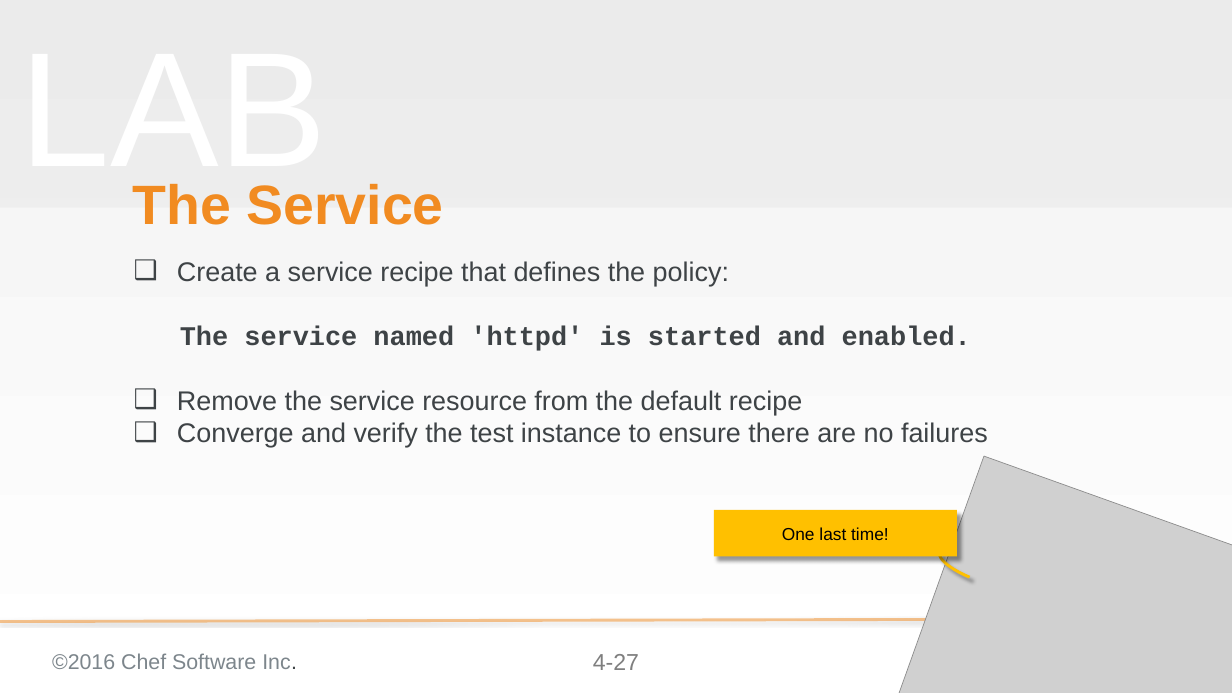
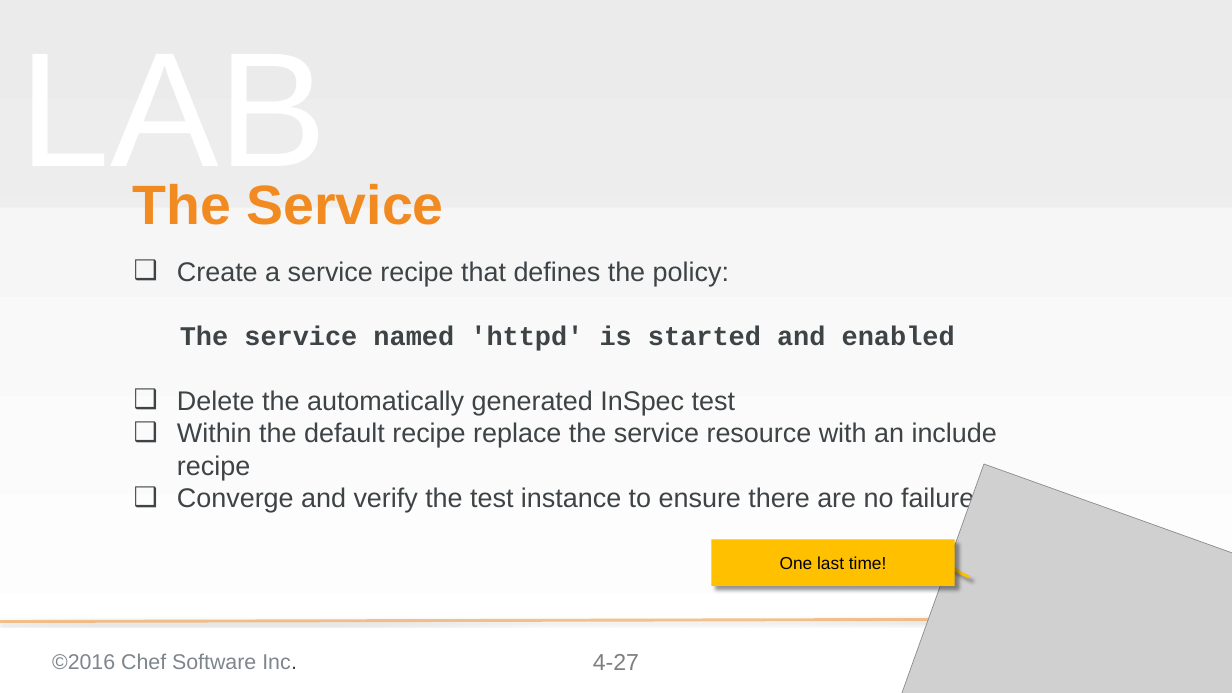
Before and after one commit to chef-training/test_driven_cookbook_development, a slide deck: slide 27 of 04-refactoring_cookbooks_with_tests.pptx. Drawn at 1232x693 pixels with LibreOffice and Linux fonts; fonts in the diff are those of the drawing; grey boxes stand for pictures; background and template pictures are left out. Boxes give left, top, right and bottom in pixels: in the first picture for what was removed or moved away, otherwise in the second. Text is boxed around its words. In the diff, an @@ line names an element or a change of style, - is before the commit and + after.

Commit message:
Updates 04 to add steps to remove test files

```diff
--- a/04-refactoring_cookbooks_with_tests.pptx
+++ b/04-refactoring_cookbooks_with_tests.pptx
@@ subtitle at [177, 326, 997, 480]: text changed @@
-  The service named 'httpd' is started and enabled.
-❑ Remove the service resource from the default recipe
+  The service named 'httpd' is started and enabled
+❑ Delete the automatically generated InSpec test
+❑ Within the default recipe replace the service resource with an include recipe
@@ picture: place and size @@
-picture at [896, 456, 1232, 693]
+picture at [896, 464, 1232, 693]
@@ rectangle "One last time!": place and size @@
-rectangle "One last time!" at [714, 510, 957, 556]
+rectangle "One last time!" at [712, 539, 955, 586]
```
Also in this commit, not shown: 6 other slides changed.
